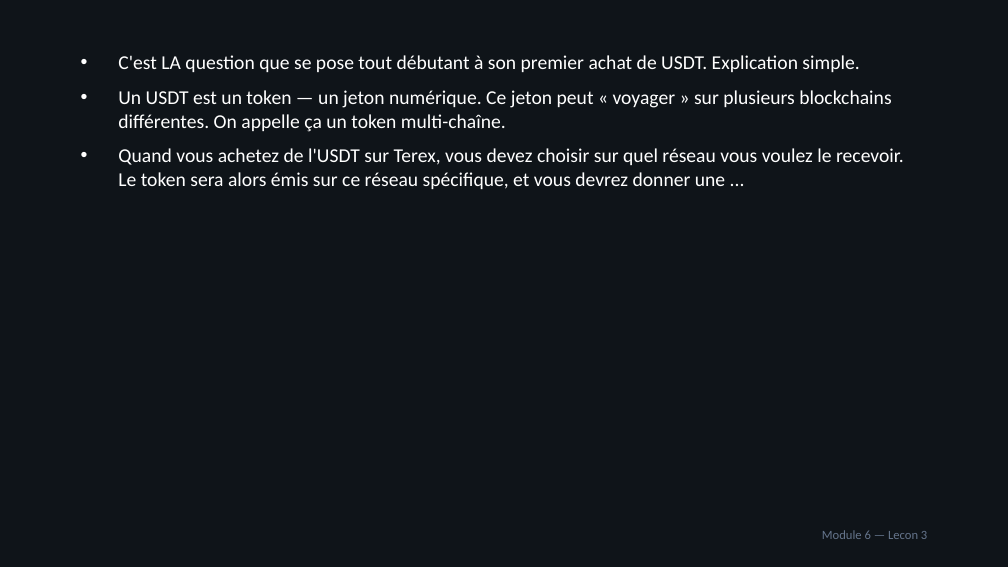
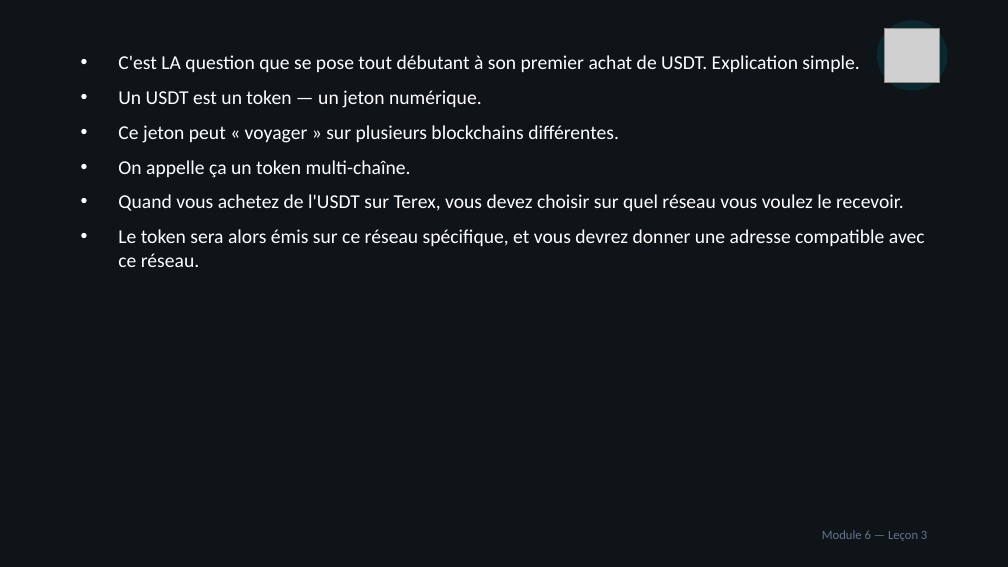
Before and after one commit to ooble27/acheter-tether-avec-terex, a slide deck: slide 17 of public/course-materials/pptx/Module-06-Les-stablecoins-USDT-pourquoi-cest-utile.pptx. Drawn at 1008x567 pixels with LibreOffice and Linux fonts; fonts in the diff are those of the drawing; grey boxes stand for pictures. Boxes give left, top, right and bottom in pixels: in the first picture for what was removed or moved away, otherwise in the second. Text is boxed around its words. In the diff, an @@ line names an element or a change of style, - is before the commit and + after.

```diff
--- a/public/course-materials/pptx/Module-06-Les-stablecoins-USDT-pourquoi-cest-utile.pptx
+++ b/public/course-materials/pptx/Module-06-Les-stablecoins-USDT-pourquoi-cest-utile.pptx
@@ ellipse added at [877, 20, 948, 91], fill #06B6D4 at 12% opacity @@
@@ picture added at [885, 28, 939, 83] @@
@@ text at [118, 90, 925, 267]: text changed @@
-• Un USDT est un token — un jeton numérique. Ce jeton peut « voyager » sur plusieurs blockchains différentes. On appelle ça un token multi-chaîne.
-• Quand vous achetez de l'USDT sur Terex, vous devez choisir sur quel réseau vous voulez le recevoir. Le token sera alors émis sur ce réseau spécifique, et vous devrez donner une ...
+• Un USDT est un token — un jeton numérique.
+• Ce jeton peut « voyager » sur plusieurs blockchains différentes.
+• On appelle ça un token multi-chaîne.
+• Quand vous achetez de l'USDT sur Terex, vous devez choisir sur quel réseau vous voulez le recevoir.
+• Le token sera alors émis sur ce réseau spécifique, et vous devrez donner une adresse compatible avec ce réseau.
```
Also in this commit, not shown: 25 other slides changed, 23 other files.
